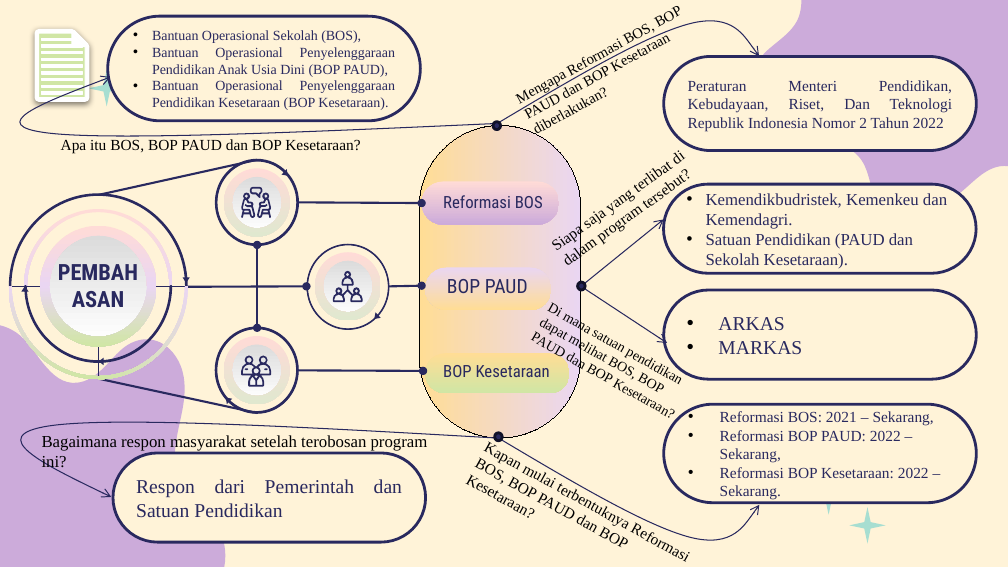
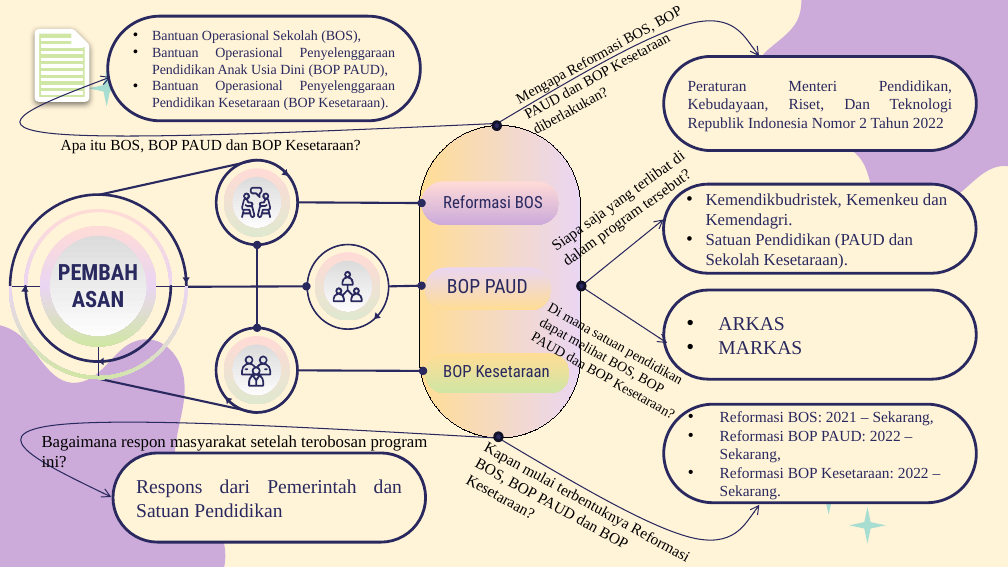
Before and after one commit to KII11/kii11.github.io, a slide deck: slide 4 of akselerasi.pptx. Drawn at 1008x567 pixels with LibreOffice and Linux fonts; fonts in the diff are those of the drawing. Boxes give left, top, right and bottom in pixels: in the first picture for what was removed or moved away, otherwise in the second. Text is boxed around its words. In the diff, an @@ line names an element or a change of style, - is before the commit and + after.

```diff
--- a/akselerasi.pptx
+++ b/akselerasi.pptx
@@ text in rounded rectangle at [136, 479, 402, 517]: text changed @@
-Respon dari Pemerintah dan Satuan Pendidikan
+Respons dari Pemerintah dan Satuan Pendidikan
```
Also in this commit, not shown: 1 other slide changed.
